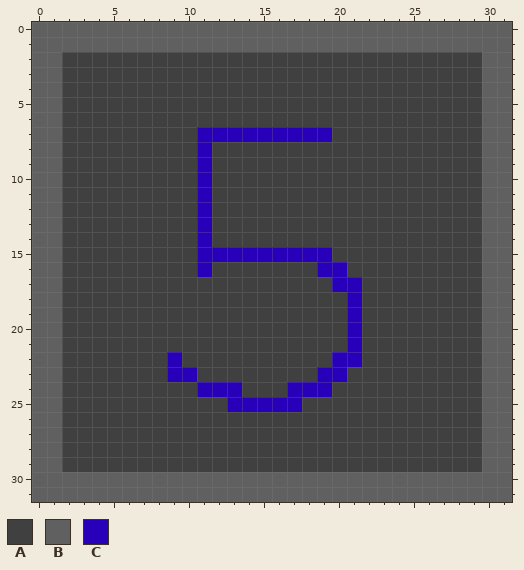
One commit to this pixel-art file: assets/cell-5.aseprite. Above is the file before it was changed.
32x32 pixels, 1 frame.
Palette (. is transparent): A #404040  B #606060  C #2800ba
Pixels before, first column x 0:
 0 BBBBBBBBBBBBBBBBBBBBBBBBBBBBBBBB
 1 BBBBBBBBBBBBBBBBBBBBBBBBBBBBBBBB
 2 BBAAAAAAAAAAAAAAAAAAAAAAAAAAAABB
 3 BBAAAAAAAAAAAAAAAAAAAAAAAAAAAABB
 4 BBAAAAAAAAAAAAAAAAAAAAAAAAAAAABB
 5 BBAAAAAAAAAAAAAAAAAAAAAAAAAAAABB
 6 BBAAAAAAAAAAAAAAAAAAAAAAAAAAAABB
 7 BBAAAAAAAAACCCCCCCCCAAAAAAAAAABB
 8 BBAAAAAAAAACAAAAAAAAAAAAAAAAAABB
 9 BBAAAAAAAAACAAAAAAAAAAAAAAAAAABB
10 BBAAAAAAAAACAAAAAAAAAAAAAAAAAABB
11 BBAAAAAAAAACAAAAAAAAAAAAAAAAAABB
12 BBAAAAAAAAACAAAAAAAAAAAAAAAAAABB
13 BBAAAAAAAAACAAAAAAAAAAAAAAAAAABB
14 BBAAAAAAAAACAAAAAAAAAAAAAAAAAABB
15 BBAAAAAAAAACCCCCCCCCAAAAAAAAAABB
16 BBAAAAAAAAACAAAAAAACCAAAAAAAAABB
17 BBAAAAAAAAAAAAAAAAAACCAAAAAAAABB
18 BBAAAAAAAAAAAAAAAAAAACAAAAAAAABB
19 BBAAAAAAAAAAAAAAAAAAACAAAAAAAABB
20 BBAAAAAAAAAAAAAAAAAAACAAAAAAAABB
21 BBAAAAAAAAAAAAAAAAAAACAAAAAAAABB
22 BBAAAAAAACAAAAAAAAAACCAAAAAAAABB
23 BBAAAAAAACCAAAAAAAACCAAAAAAAAABB
24 BBAAAAAAAAACCCAAACCCAAAAAAAAAABB
25 BBAAAAAAAAAAACCCCCAAAAAAAAAAAABB
26 BBAAAAAAAAAAAAAAAAAAAAAAAAAAAABB
27 BBAAAAAAAAAAAAAAAAAAAAAAAAAAAABB
28 BBAAAAAAAAAAAAAAAAAAAAAAAAAAAABB
29 BBAAAAAAAAAAAAAAAAAAAAAAAAAAAABB
30 BBBBBBBBBBBBBBBBBBBBBBBBBBBBBBBB
31 BBBBBBBBBBBBBBBBBBBBBBBBBBBBBBBB
Now the later version:
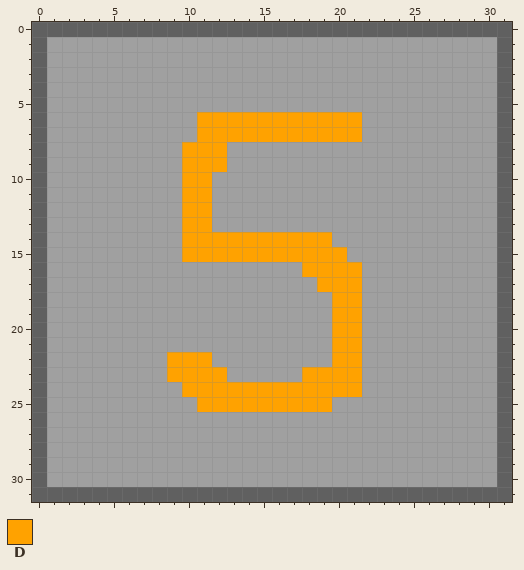
Colours new in this view: D #ffa200
Edits made:
Colour A changes from #404040 to #a0a0a0.
The edit turns colour B into colour A in row 1 at x 1 to 30; in rows 2 to 29 at x 1 and 30; in row 30 at x 1 to 30.
The edit turns colour C into colour A in row 16 at x 11.
The edit turns colour A into colour D in row 6 at x 11 to 21; in row 7 at x 20 to 21; in rows 8 to 9 at x 10 and 12; in rows 10 to 13 at x 10; in row 14 at x 10 and 12 to 19; in row 15 at x 10 and 20.
The edit turns colour A into colour D in row 16 at x 18 and 21; in row 17 at x 19; in rows 18 to 21 at x 20; in row 22 at x 10 to 11; in row 23 at x 11 to 12, 18 and 21; in row 24 at x 10, 14 to 16 and 20 to 21.
The edit turns colour A into colour D in row 25 at x 11 to 12 and 18 to 19.
The edit turns colour C into colour D in row 7 at x 11 to 19; in rows 8 to 14 at x 11; in row 15 at x 11 to 19; in row 16 at x 19 to 20; in row 17 at x 20 to 21; in rows 18 to 21 at x 21.
The edit turns colour C into colour D in row 22 at x 9 and 20 to 21; in row 23 at x 9 to 10 and 19 to 20; in row 24 at x 11 to 13 and 17 to 19; in row 25 at x 13 to 17.
Where, in picture pixels (left, top, right, bottom), the same in both pictures:
changed: (47, 37, 497, 487)
